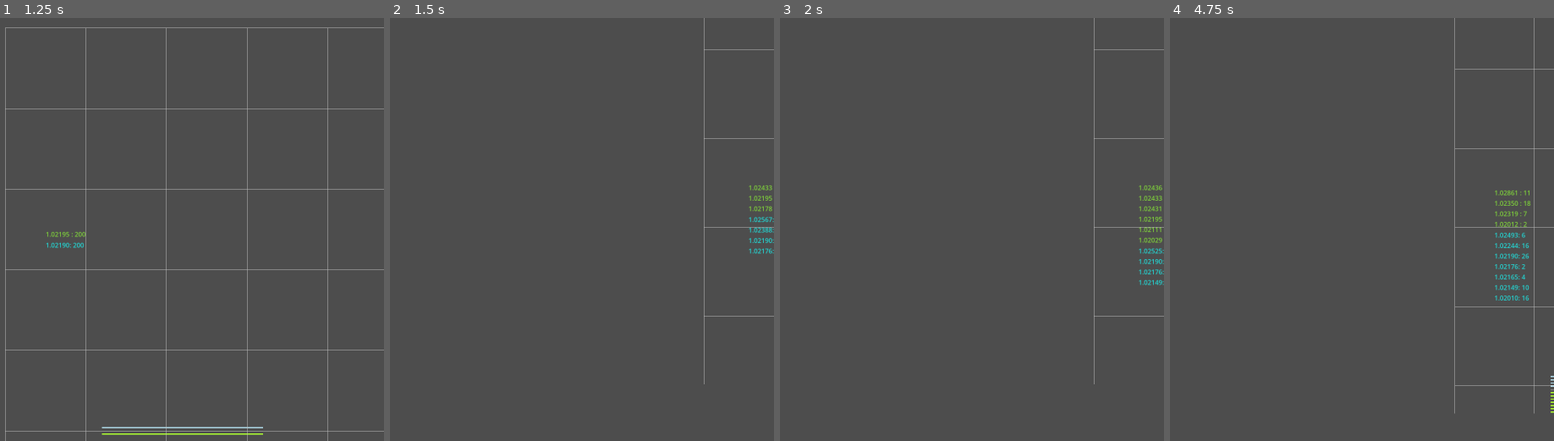
Above: before the commit, frames 1-4 (left to right).
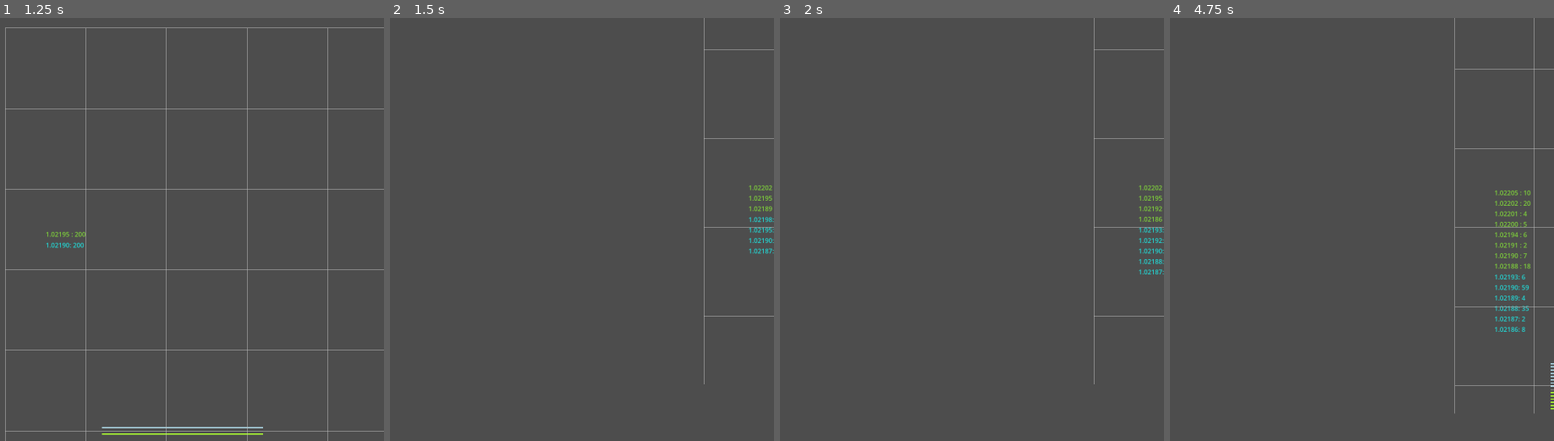
Above: after the commit, the same moments.

Repository: gvnkd/rel
Game: Godot game, scene res://chart.tscn
Two runs of this game, one before a commit and one after it. Both use one fixed random seed, a clock stepped at 60 frames per second and the inputs below. The project has no main scene, so this scene is started directly.
Inputs (mouse positions are in pixels of both pictures, inside the frame that each line leads up to):
- Up to frame 1 (1.25 s): tap Enter at 0.5 s; move the mouse to (195, 208) at 0.52 s; hold Ctrl (pan_mode) from 0.53 s (still down)
- Up to frame 2 (1.5 s): tap Space (pause) at 1.25 s; move the mouse to (outside the picture) at 1.27 s; release Ctrl (pan_mode) at 1.28 s; tap Mouse wheel up (zoom_in) at 1.35 s
- Up to frame 3 (2 s): no input
- Up to frame 4 (4.75 s): move the mouse to (1285, 136) at 2.02 s; hold Mouse wheel down (zoom_out) 2.03-2.78 s; move the mouse to (1181, 314) at 2.77 s; tap Ctrl (pan_mode) at 2.85 s; move the mouse to (1419, 292) at 3.52 s; hold Mouse wheel up (zoom_in) 3.53-4.28 s; move the mouse to (outside the picture) at 4.27 s; tap Mouse wheel down (zoom_out) at 4.35 s

Frame 1 is identical in both runs. In frame 2, less than 0.1% of the frame differs, in the area x 96-100%, y 39-56%; in frame 3, 0.2%; in frame 4, 0.6%, in the area x 84-100%, y 40-94%.

Commit message:
dunno what is it

Diff:
--- a/chart.gd
+++ b/chart.gd
@@ -204,7 +204,8 @@
 func buy_or_sell(bid: int, ask: int) -> bool:
 	var bs = randf()
 	var vol = randi_range(1, 20)
-	var pdelta = randi_range(50, 500)
+	# how mach ticks from price
+	var pdelta = randi_range(0, 10)
 	if bs > 0.75: # sell
 		if bid == 0:
 			place_order(ask - pdelta, -vol)
@@ -304,3 +305,11 @@
 
 	for p in asks_del:
 		asks.erase(p)
+
+func sim_n_ticks(n: int):
+	# 1. place N random orders
+	# 1.1 process order book until no trades
+	# 2. return OHLC as a result of those trades
+	var iters_per_loop = 10
+	for x in range(0, iters_per_loop):
+		pass
--- /dev/null
+++ b/tests.gd
@@ -0,0 +1,160 @@
+extends SceneTree
+
+var tick_size: float = 0.0025
+var min_spread: float = 0.50
+
+var timestamp: int = 0
+var time_delta: int = 10
+
+var ticks: Array[Array] = [[-1, 1.15, 1]]
+
+
+var order_book = {
+	"bids": {
+		1.10: 100,
+		#1.25: 100,
+		#1.50: 100,
+	},
+	"asks": {
+		1.20: 100,
+		#1.25: 20,
+		#1.50: 30,
+		#1.75: 40,
+		#2.00: 50,
+	},
+}
+
+func get_bids() -> Array:
+	var bid_prices = order_book.bids.keys()
+	bid_prices.sort()
+	bid_prices.reverse()
+	return bid_prices
+
+func get_asks() -> Array:
+	var ask_prices = order_book.asks.keys()
+	ask_prices.sort()
+	return ask_prices
+
+func process_orders() -> void:
+	var _bids = get_bids()
+	var _asks = get_asks()
+	print_debug("BIDs: ", _bids)
+	print_debug("ASKs: ", _asks)
+
+	if _bids.is_empty() or _asks.is_empty():
+		print_debug("BIDs or ASKs prices is empty")
+		return
+
+	if _bids[0] < _asks[0]:
+		print_debug("_bids[0] < _asks[0] No more matching orders")
+		return
+
+	var stop: bool = false
+	var del_as: Array = []
+	var del_bs: Array = []
+
+	for bp in _bids:
+		if stop:
+			break
+
+		var bv = order_book.bids[bp]
+		if bv == 0:
+			print_debug("BVol is zero. Skipping this order")
+		elif bv < 0:
+			print_debug("BVol is negative. This is WRONG")
+			break
+
+		print_debug("BID price: ", bp, " vol: ", bv)
+		for ap in _asks:
+			var av = order_book.asks[ap]
+			if av == 0:
+				print_debug("Skip empty volume for: ", ap)
+				continue
+			elif av <= 0:
+				print_debug("Negative volume MUST not exists")
+				return
+
+			if bp < ap:
+				print_debug("No more price for: ", bp)
+				stop = true
+				break
+
+			if bv > av:
+				print_debug("Buy ", av, " volume by ", ap)
+				add_tick(float(ap), int(av))
+				bv -= av
+				order_book.asks[ap] -= av
+				del_as.append(ap)
+				order_book.bids[bp] = bv
+			elif bv <= av:
+				print_debug("Buy ", bv, " volume by ", ap)
+				add_tick(float(ap), int(bv))
+				order_book.asks[ap] -= bv
+				order_book.bids[bp] -= av
+				del_bs.append(bp)
+				if bv == av:
+					del_as.append(ap)
+
+				break
+
+			print_debug("ASK price: ", ap, " vol: ", av)
+
+	for a in del_as:
+		order_book.asks.erase(a)
+
+	for b in del_bs:
+		order_book.bids.erase(b)
+
+	print("Order book: ", order_book)
+	print("Ticks: ", ticks)
+
+func add_tick(price: float, vol: int) -> void:
+	print_debug(timestamp, " => New tick: ", price, " vol: ", vol)
+	ticks.append([timestamp, price, vol])
+	timestamp += 1
+
+func place_order(price: float, vol: int) -> void:
+	if vol > 0: # buy order
+		if price in order_book.bids.keys():
+			order_book.bids[price] += vol
+		else:
+			order_book.bids[price] = vol
+	if vol < 0: # sell order
+		if price in order_book.asks.keys():
+			order_book.asks[price] += -vol
+		else:
+			order_book.asks[price] = -vol
+
+func buy_or_sell(last_price: float) -> bool:
+	var bs = randf() # buy or sell dice
+	var vol = randi_range(1, 20)
+	# how mach ticks from price
+	var rand_ticks = randi_range(0, 10)
+	var pdelta: float = tick_size * float(rand_ticks)
+	if bs > 0.75: # sell
+		var p: float = last_price - pdelta
+		print_debug("Sell ", vol, " by ", p, " Last: ", last_price, " PDelta: ", pdelta)
+		place_order(p, -vol)
+		return true
+	if bs <= 0.25: # buy
+		var p: float = last_price + pdelta
+		print_debug("Buy ", vol, " by ", p, " Last: ", last_price, " PDelta: ", pdelta)
+		place_order(p, vol)
+		return true
+
+	return false
+
+func _init() -> void:
+	print("Ready")
+	print(order_book)
+	process_orders()
+	var last_price = ticks[-1][1]
+	print("========= Last price: ", last_price)
+	#var get_new_order = false
+	for n in range(0,1000):
+		for x in range(0,20):
+			buy_or_sell(last_price)
+		process_orders()
+
+	print(ticks)
+	quit()
Not shown, added: tests.gd.uid
